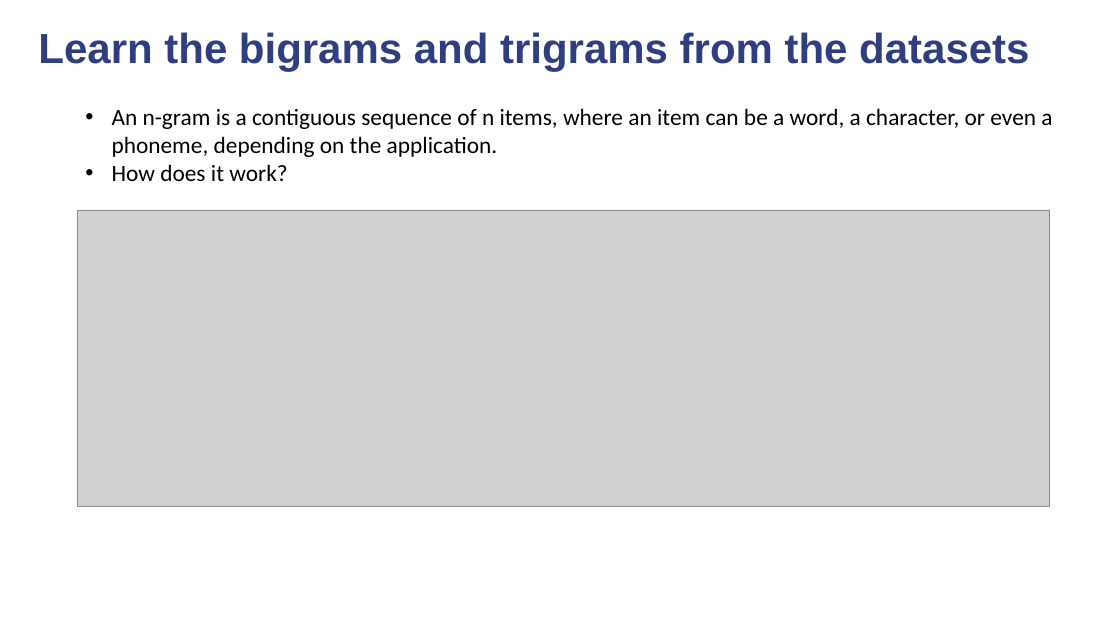
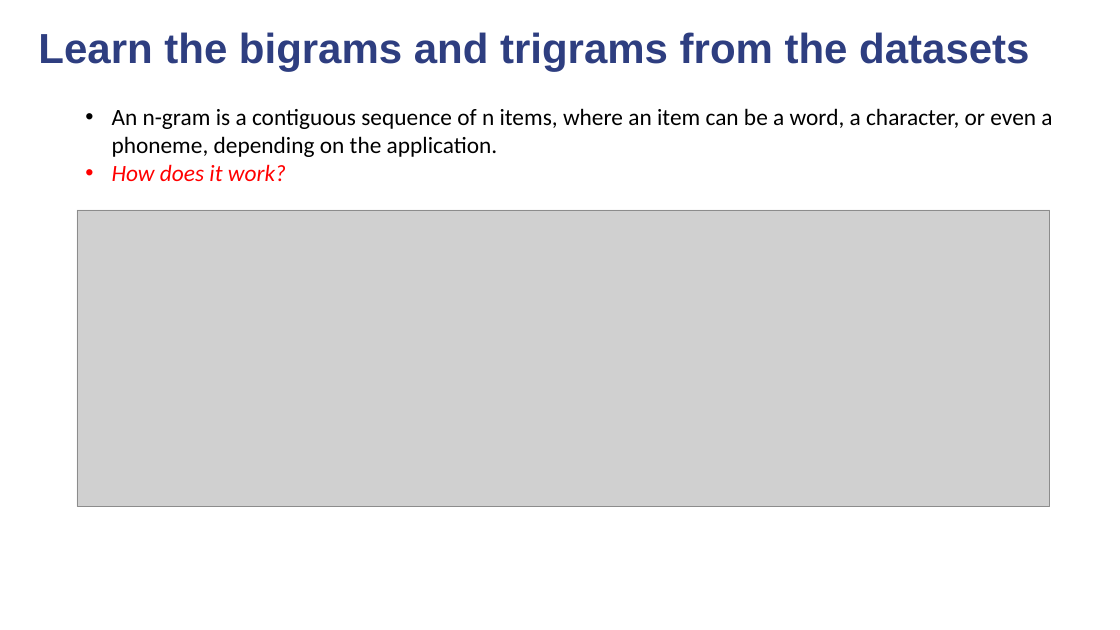
Before and after one commit to quanghuy2506/NUSC-LDA, a slide deck: slide 30 of PPT slides.pptx (slide 29 before the commit). Drawn at 1120x630 pixels with LibreOffice and Linux fonts; fonts in the diff are those of the drawing; grey boxes stand for pictures; background and template pictures are left out. Boxes give left, top, right and bottom in pixels: in the first picture for what was removed or moved away, otherwise in the second. Text is boxed around its words. In the diff, an @@ line names an element or a change of style, - is before the commit and + after.

```diff
--- a/PPT slides.pptx
+++ b/PPT slides.pptx
@@ text at [112, 164, 286, 181]: text colour #000000 to #FF0000, italic on in "How does it work?" @@
```
Also in this commit, not shown: 11 other slides changed, 3 slides added.
